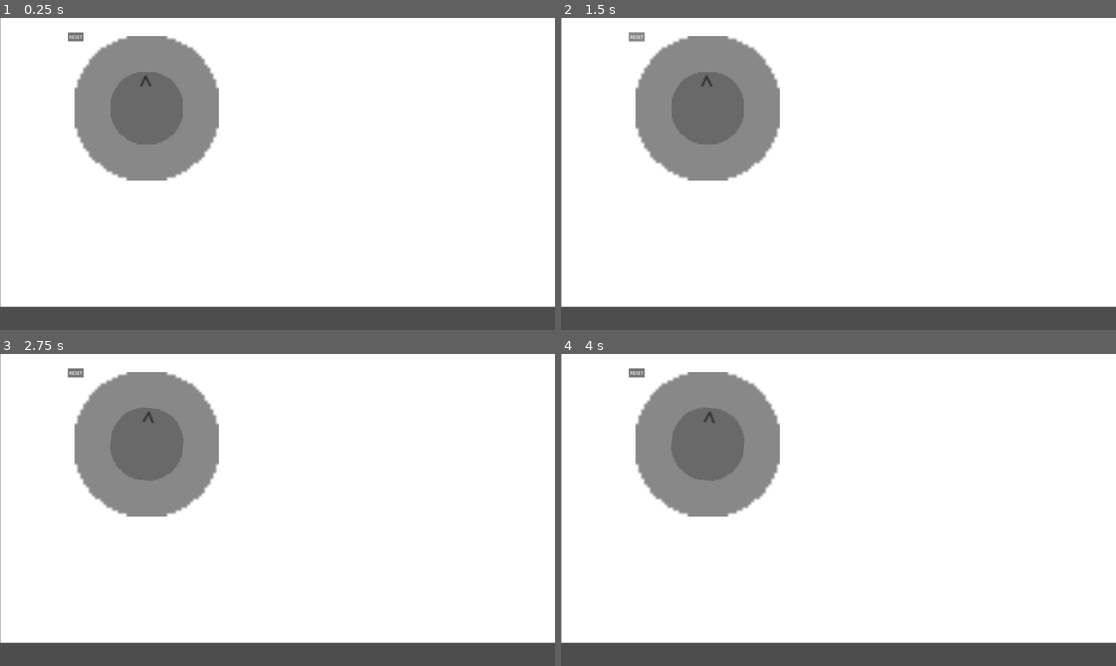
Above: before the commit, frames 1-4 (two rows, left to right).
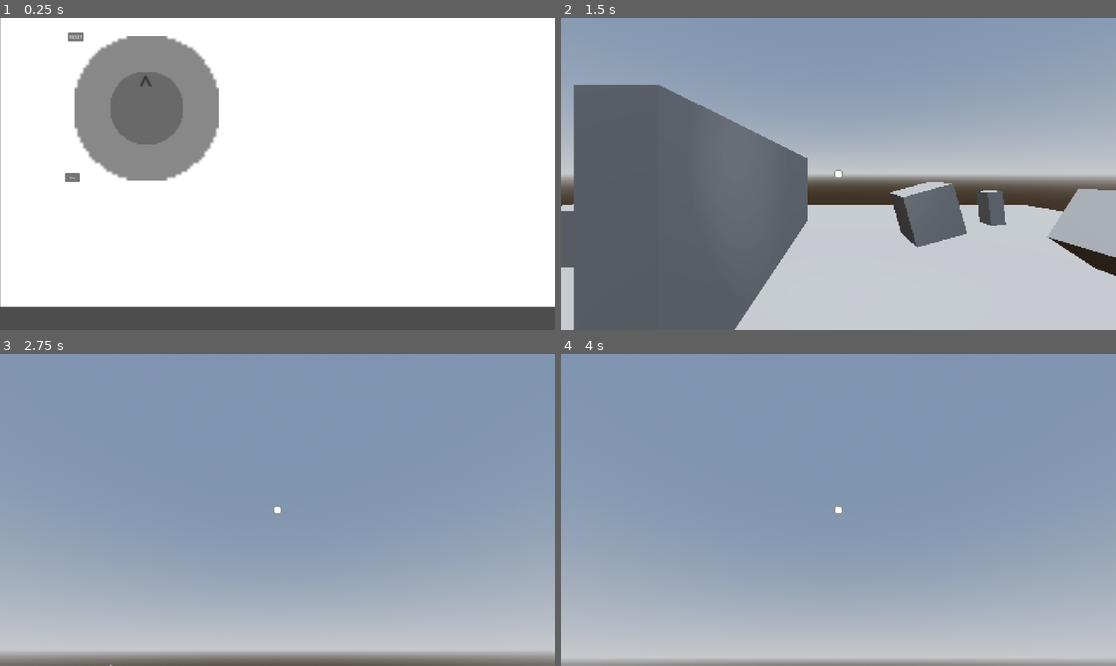
Above: after the commit, the same moments.

Repository: UnknownGamer925/Brackeys-2025-1
Game: Godot game, scene res://Scenes/DirectionalLock/DirectionalLock.tscn
Same seed, same stepped clock (60 frames per second), same inputs: the game is played once before the commit and once after it. This scene is started directly instead of the project's main scene.
Inputs (mouse positions are in pixels of both pictures, inside the frame that each line leads up to):
- Up to frame 1 (0.25 s): no input
- Up to frame 2 (1.5 s): click "RESET" at 0.5 s; click "RESET" (after the commit: "<--") at 1.25 s
- Up to frame 3 (2.75 s): move the mouse to (144, 444) at 2.02 s; hold D (c_right) from 2.03 s (still down); tap T (Flashlight) at 2.1 s; click (144, 444) at 2.17 s
- Up to frame 4 (4 s): move the mouse to (727, 525) at 2.77 s; release D (c_right) at 2.78 s; hold S (c_down) 2.78-3.53 s; click (727, 525) at 2.85 s; move the mouse to (894, 441) at 3.52 s; hold D (c_right) from 3.53 s (still down); tap T (Flashlight) at 3.6 s

The runs differ from the first frame. In frame 1, less than 0.1% of the frame differs, in the area x 11-15%, y 49-53%; in frame 2, 97%; in frame 3, 99%; in frame 4, 100%, in the area x 0-100%, y 0-100%.

Commit message:
MR WORLDWIDE

Diff:
--- /dev/null
+++ b/Global/MainManager.gd
@@ -0,0 +1,14 @@
+extends Node
+
+#3D Things
+var HeldItem: Node3D
+var PlayerPos:Vector3
+
+#Objectives Complete
+var TillComplete = false
+var ShelvesStacks = false
+var LightsComplete = false
+
+var BadLights = false
+var LockComplete = false
+var BoxComplete = false
--- /dev/null
+++ b/Global/SceneSwitcher.gd
@@ -0,0 +1,47 @@
+
+extends Node
+enum SceneType {
+	MAIN_MENU,
+	CREDIT_MENU,
+	OPTIONS_MENU,
+	STORE,
+	PUZZLE_TILL,
+	PUZZLE_LIGHTS,
+	PUZZLE_BOX,
+	PUZZLE_LOCK
+}
+
+const SCENES = {
+	SceneType.MAIN_MENU: preload("res://Scenes/MainMenu/MainMenu.tscn"),
+	SceneType.CREDIT_MENU: preload("res://Scenes/MainMenu/CreditsMenu.tscn"),
+	SceneType.OPTIONS_MENU: preload("res://Scenes/MainMenu/OptionsMenu.tscn"),
+	SceneType.STORE: preload("res://Scenes/ConvenienceStore/convenience_store.tscn"),
+	SceneType.PUZZLE_TILL: preload("res://Scenes/TillPuzzle/TillPuzzle.tscn"),
+	SceneType.PUZZLE_LIGHTS: preload("res://Scenes/LightPuzzle/Light Puzzle.tscn"),
+	SceneType.PUZZLE_BOX: preload("res://Scenes/SlidingPuzzle/sliding_puzzle.tscn"),
+	SceneType.PUZZLE_LOCK: preload("res://Scenes/DirectionalLock/DirectionalLock.tscn")
+}
+
+var current_scene = null
+func _ready() -> void:
+	var root = get_tree().root
+	current_scene = root.get_child(root.get_child_count() - 1)
+
+func switch_scene(scene_type: int) -> void:
+	if (not SCENES.has(scene_type)):
+		print("Invalid scene type:", scene_type)
+		return
+	_deferred_switch_scene(SCENES[scene_type].instantiate())
+
+
+func _deferred_switch_scene(new_scene):
+	if current_scene:
+		current_scene.queue_free()
+
+	get_tree().root.add_child(new_scene)
+	get_tree().current_scene = new_scene
+	current_scene = new_scene
+
+func _input(event):
+	if event.is_action_pressed("Esc"):
+		switch_scene(SceneType.MAIN_MENU)
--- a/Prefabs/Grid/grid.gd
+++ b/Prefabs/Grid/grid.gd
@@ -13,7 +13,8 @@
 
 func _process(delta: float) -> void:
 		if(player.global_position.x >=250):
-			print("YAY!")
+			MainManager.BoxComplete = true
+			SceneSwitcher.switch_scene(SceneSwitcher.SceneType.STORE)
 
 func setUp() -> void:
 	#Ys
@@ -44,15 +45,7 @@
 
 
 
-
-
-
 func _on_button_pressed() -> void:
 	for child in get_children():
 		child.queue_free()
 	setUp()
-
-
-func _on_area_2d_area_entered(area: Area2D) -> void:
-	if(area.get("ID")==1):
-		print("yay!")
--- /dev/null
+++ b/Prefabs/ReturnButton/ReturnButton.tscn
@@ -0,0 +1,13 @@
+[gd_scene load_steps=2 format=3 uid="uid://bm1lsocmpgpqh"]
+
+[ext_resource type="Script" path="res://Prefabs/ReturnButton/return_button.gd" id="1_aph3d"]
+
+[node name="ReturnButton" type="Node2D"]
+script = ExtResource("1_aph3d")
+
+[node name="Button" type="Button" parent="."]
+offset_right = 51.0
+offset_bottom = 26.0
+text = "<--"
+
+[connection signal="pressed" from="Button" to="." method="_on_button_pressed"]
--- /dev/null
+++ b/Prefabs/ReturnButton/return_button.gd
@@ -0,0 +1,15 @@
+extends Node2D
+
+
+# Called when the node enters the scene tree for the first time.
+func _ready() -> void:
+	pass # Replace with function body.
+
+
+# Called every frame. 'delta' is the elapsed time since the previous frame.
+func _process(delta: float) -> void:
+	pass
+
+
+func _on_button_pressed() -> void:
+	SceneSwitcher.switch_scene(SceneSwitcher.SceneType.STORE)
--- a/Scenes/ConvenienceStore/convenience_store.tscn
+++ b/Scenes/ConvenienceStore/convenience_store.tscn
@@ -112,7 +112,6 @@
 
 [node name="PlayerCharacter" parent="SubViewportContainer/SubViewport" instance=ExtResource("1_3l8qs")]
 transform = Transform3D(1, 0, 0, 0, 1, 0, 0, 0, 1, -0.400133, 1.20444, -3.58363)
-visible = false
 
 [node name="DirectionalLight3D" type="DirectionalLight3D" parent="SubViewportContainer/SubViewport"]
 transform = Transform3D(1, 0, 0, 0, -0.0318643, 0.999492, 0, -0.999492, -0.0318643, 0, 8.88854, 0)
--- a/Scenes/DirectionalLock/DirectionalLock.tscn
+++ b/Scenes/DirectionalLock/DirectionalLock.tscn
@@ -1,8 +1,9 @@
-[gd_scene load_steps=5 format=3 uid="uid://bsmqul4toh5em"]
+[gd_scene load_steps=6 format=3 uid="uid://bsmqul4toh5em"]
 
 [ext_resource type="Script" path="res://Scenes/DirectionalLock/directional_lock.gd" id="1_uppjd"]
 [ext_resource type="Texture2D" uid="uid://d26wxcs1s4bj3" path="res://Scenes/SlidingPuzzle/Assets/SpareBackground.jpg" id="2_n2i68"]
 [ext_resource type="Texture2D" uid="uid://g578sojhhp57" path="res://Scenes/SlidingPuzzle/Assets/Circle.png" id="3_53unw"]
+[ext_resource type="PackedScene" uid="uid://bm1lsocmpgpqh" path="res://Prefabs/ReturnButton/ReturnButton.tscn" id="4_56tdx"]
 
 [sub_resource type="CircleShape2D" id="CircleShape2D_hts16"]
 radius = 27.3942
@@ -49,6 +50,9 @@
 text = "RESET
 "
 
+[node name="ReturnButton" parent="." instance=ExtResource("4_56tdx")]
+position = Vector2(225, 537)
+
 [connection signal="mouse_entered" from="Circle2/Area2D" to="." method="_on_area_2d_mouse_entered"]
 [connection signal="mouse_exited" from="Circle2/Area2D" to="." method="_on_area_2d_mouse_exited"]
 [connection signal="pressed" from="Button" to="." method="_on_button_pressed"]
--- a/Scenes/DirectionalLock/directional_lock.gd
+++ b/Scenes/DirectionalLock/directional_lock.gd
@@ -45,7 +45,8 @@
 
 func confirm(delta) -> void:
 	if (Combination == UserInput):
-		print("yay!")
+		MainManager.LockComplete = true
+		SceneSwitcher.switch_scene(SceneSwitcher.SceneType.STORE)
 	else:
 		UserInput.clear()
 		puzzleStarted = false
--- a/Scenes/LightPuzzle/Light Puzzle.tscn
+++ b/Scenes/LightPuzzle/Light Puzzle.tscn
@@ -1,8 +1,9 @@
-[gd_scene load_steps=4 format=3 uid="uid://duxpg6kw444xt"]
+[gd_scene load_steps=5 format=3 uid="uid://duxpg6kw444xt"]
 
 [ext_resource type="Script" path="res://Scenes/LightPuzzle/light_puzzle.gd" id="1_q38ri"]
 [ext_resource type="Texture2D" uid="uid://d26wxcs1s4bj3" path="res://Scenes/SlidingPuzzle/Assets/SpareBackground.jpg" id="2_ac8a1"]
 [ext_resource type="Texture2D" uid="uid://maaledw5q4lh" path="res://Scenes/SlidingPuzzle/Assets/TempAsset.png" id="3_237st"]
+[ext_resource type="PackedScene" uid="uid://bm1lsocmpgpqh" path="res://Prefabs/ReturnButton/ReturnButton.tscn" id="4_afq6p"]
 
 [node name="LightPuzzle" type="Node2D" node_paths=PackedStringArray("Light1", "Light2", "Light3", "Light4", "Light5", "Button5")]
 script = ExtResource("1_q38ri")
@@ -73,6 +74,9 @@
 offset_bottom = 324.0
 disabled = true
 
+[node name="ReturnButton" parent="." instance=ExtResource("4_afq6p")]
+position = Vector2(103, 578)
+
 [connection signal="pressed" from="Button1" to="." method="_on_button_1_pressed"]
 [connection signal="pressed" from="Button2" to="." method="_on_button_2_pressed"]
 [connection signal="pressed" from="Button3" to="." method="_on_button_3_pressed"]
--- a/Scenes/LightPuzzle/light_puzzle.gd
+++ b/Scenes/LightPuzzle/light_puzzle.gd
@@ -58,9 +58,11 @@
 func checkCorrect() -> void:
 	if(A and B and C and D):
 		Light5.modulate = Color(Color(0.409, 0.735, 0.225))
+		MainManager.LightsComplete = true
 		Button5.disabled = false
 
 
 
 func _on_bad_button_pressed() -> void:
 	print("You're in for a bad time >:)")
+	MainManager.BadLights = true
--- a/Scenes/MainMenu/Scripts/CreditsMenu.gd
+++ b/Scenes/MainMenu/Scripts/CreditsMenu.gd
@@ -4,4 +4,4 @@
 	#AudioPlayer.play_music_menu()
 
 func _on_back_pressed():
-	get_tree().change_scene_to_file("res://Scenes/MainMenu/MainMenu.tscn")
+	SceneSwitcher.switch_scene(SceneSwitcher.SceneType.MAIN_MENU)
--- a/Scenes/MainMenu/Scripts/MainMenu.gd
+++ b/Scenes/MainMenu/Scripts/MainMenu.gd
@@ -5,13 +5,13 @@
 
 func _on_play_pressed():
 	print("Play Pressed :)")
-	get_tree().change_scene_to_file("res://Scenes/ConvenienceStore/convenience_store.tscn")
+	SceneSwitcher.switch_scene(SceneSwitcher.SceneType.STORE)
 
 func _on_options_pressed():
-	get_tree().change_scene_to_file("res://Scenes/MainMenu/OptionsMenu.tscn")
+	SceneSwitcher.switch_scene(SceneSwitcher.SceneType.OPTIONS_MENU)
 
 func _on_credits_pressed():
-	get_tree().change_scene_to_file("res://Scenes/MainMenu/CreditsMenu.tscn")
+	SceneSwitcher.switch_scene(SceneSwitcher.SceneType.CREDIT_MENU)
 
 func _on_quit_pressed():
 	get_tree().quit()
--- a/Scenes/MainMenu/Scripts/OptionsMenu.gd
+++ b/Scenes/MainMenu/Scripts/OptionsMenu.gd
@@ -4,7 +4,7 @@
 	#AudioPlayer.play_music_menu()
 
 func _on_back_pressed():
-	get_tree().change_scene_to_file("res://Scenes/MainMenu/MainMenu.tscn")
+	SceneSwitcher.switch_scene(SceneSwitcher.SceneType.MAIN_MENU)
 
 func _on_resolutions_item_selected(index):
 	match index:
--- a/Scenes/SlidingPuzzle/sliding_puzzle.tscn
+++ b/Scenes/SlidingPuzzle/sliding_puzzle.tscn
@@ -1,7 +1,8 @@
-[gd_scene load_steps=4 format=3 uid="uid://ooq7vnrfu0fl"]
+[gd_scene load_steps=5 format=3 uid="uid://ooq7vnrfu0fl"]
 
 [ext_resource type="Texture2D" uid="uid://d26wxcs1s4bj3" path="res://Scenes/SlidingPuzzle/Assets/SpareBackground.jpg" id="1_0pkyc"]
 [ext_resource type="PackedScene" uid="uid://iw5sothup3cd" path="res://Prefabs/Grid/Grid.tscn" id="2_mf1sv"]
+[ext_resource type="PackedScene" uid="uid://bm1lsocmpgpqh" path="res://Prefabs/ReturnButton/ReturnButton.tscn" id="3_a2ir2"]
 
 [sub_resource type="RectangleShape2D" id="RectangleShape2D_enybr"]
 size = Vector2(82, 70)
@@ -27,5 +28,7 @@
 position = Vector2(31, 25)
 shape = SubResource("RectangleShape2D_enybr")
 
+[node name="ReturnButton" parent="." instance=ExtResource("3_a2ir2")]
+position = Vector2(72, -2)
+
 [connection signal="pressed" from="Button" to="Grid" method="_on_button_pressed"]
-[connection signal="area_entered" from="Area2D" to="Grid" method="_on_area_2d_area_entered"]
--- a/Scenes/TillPuzzle/TillPuzzle.tscn
+++ b/Scenes/TillPuzzle/TillPuzzle.tscn
@@ -1,7 +1,8 @@
-[gd_scene load_steps=3 format=3 uid="uid://b2mudw3yryx16"]
+[gd_scene load_steps=4 format=3 uid="uid://b2mudw3yryx16"]
 
 [ext_resource type="Script" path="res://Scenes/TillPuzzle/till_puzzle.gd" id="1_t6xm8"]
 [ext_resource type="Texture2D" uid="uid://d26wxcs1s4bj3" path="res://Scenes/SlidingPuzzle/Assets/SpareBackground.jpg" id="2_hu8te"]
+[ext_resource type="PackedScene" uid="uid://bm1lsocmpgpqh" path="res://Prefabs/ReturnButton/ReturnButton.tscn" id="3_5tiiy"]
 
 [node name="TillPuzzle" type="Node2D" node_paths=PackedStringArray("TillDisplay")]
 script = ExtResource("1_t6xm8")
@@ -117,6 +118,9 @@
 offset_bottom = 101.0
 text = "00.00"
 
+[node name="ReturnButton" parent="." instance=ExtResource("3_5tiiy")]
+position = Vector2(59, 52)
+
 [connection signal="pressed" from="Button1" to="." method="_on_button_1_pressed"]
 [connection signal="pressed" from="Button2" to="." method="_on_button_2_pressed"]
 [connection signal="pressed" from="Button3" to="." method="_on_button_3_pressed"]
--- a/Scenes/TillPuzzle/till_puzzle.gd
+++ b/Scenes/TillPuzzle/till_puzzle.gd
@@ -33,6 +33,8 @@
 		if(Combination != TillTotal):
 			print("Till Open count money!!")
 			Combination = TillTotal
+			MainManager.TillComplete = true
+			SceneSwitcher.switch_scene(SceneSwitcher.SceneType.STORE)
 		else:
 			print("Yay!")
 		TillDisplay.text = "00.00"
--- a/project.godot
+++ b/project.godot
@@ -17,6 +17,8 @@
 
 [autoload]
 
+MainManager="*res://Global/MainManager.gd"
+SceneSwitcher="*res://Global/SceneSwitcher.gd"
 AudioPlayer="*res://Prefabs/Audio_Player/Scripts/audio_player.gd"
 
 [display]
@@ -51,7 +53,6 @@
 "events": [Object(InputEventKey,"resource_local_to_scene":false,"resource_name":"","device":-1,"window_id":0,"alt_press …(191 unchanged characters)…
 ]
 }
-
 left_click={
 "deadzone": 0.5,
 "events": [Object(InputEventMouseButton,"resource_local_to_scene":false,"resource_name":"","device":-1,"window_id":0,"a …(253 unchanged characters)…
@@ -62,3 +63,8 @@
 "events": [Object(InputEventMouseButton,"resource_local_to_scene":false,"resource_name":"","device":-1,"window_id":0,"a …(258 unchanged characters)…
 ]
 }
+Esc={
+"deadzone": 0.5,
+"events": [Object(InputEventKey,"resource_local_to_scene":false,"resource_name":"","device":-1,"window_id":0,"alt_pressed":false,"shift_pressed":false,"ctrl_pressed":false,"meta_pressed":false,"pressed":false,"keycode":0,"physical_keycode":4194305,"key_label":0,"unicode":0,"location":0,"echo":false,"script":null)
+]
+}
